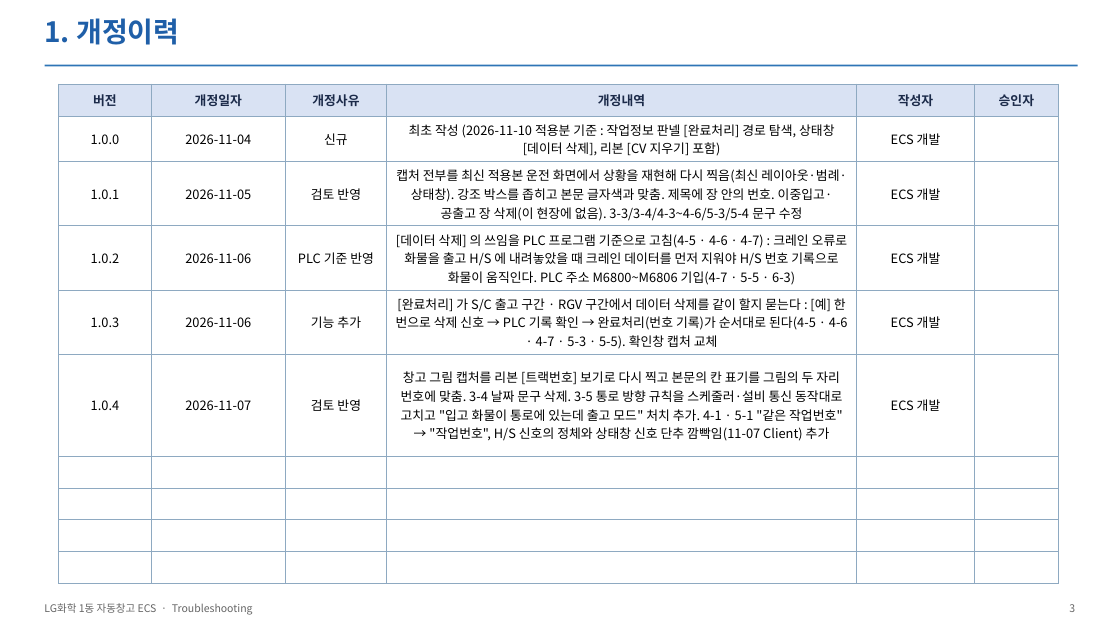
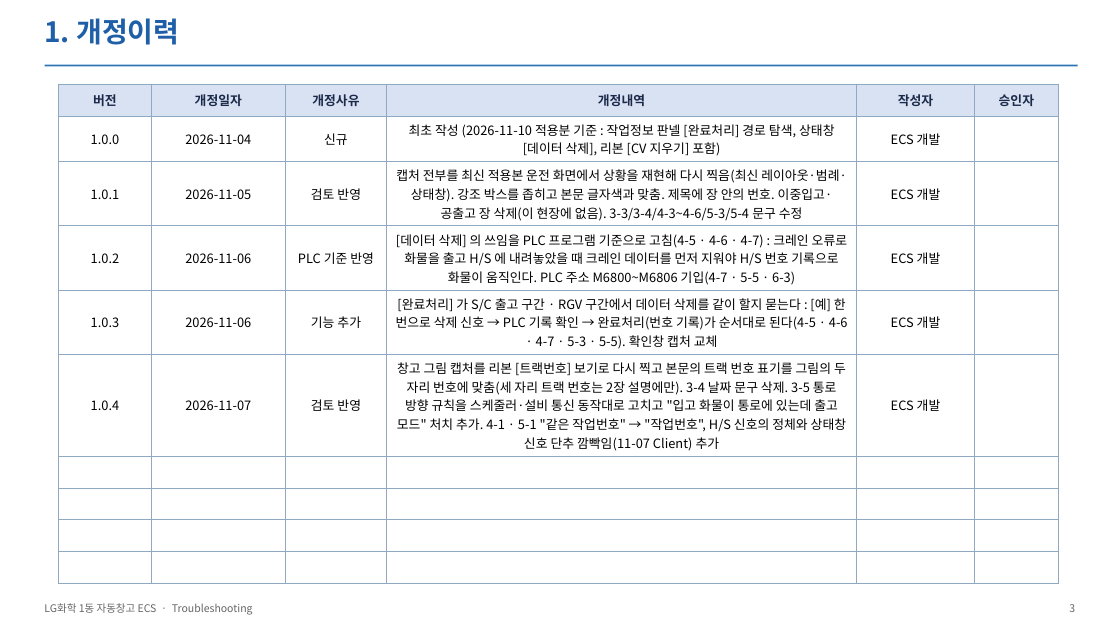
Before and after one commit to yeorijby-coder/LGLS_ALL, a slide deck: slide 3 of docs/산출물_20261110/05_ECS_Troubleshooting_1107.pptx. Drawn at 1120x630 pixels with LibreOffice and Linux fonts; fonts in the diff are those of the drawing. Boxes give left, top, right and bottom in pixels: in the first picture for what was removed or moved away, otherwise in the second. Text is boxed around its words. In the diff, an @@ line names an element or a change of style, - is before the commit and + after.

```diff
--- a/docs/산출물_20261110/05_ECS_Troubleshooting_1107.pptx
+++ b/docs/산출물_20261110/05_ECS_Troubleshooting_1107.pptx
@@ table at (59, 84, 1059, 455) @@
@@ row 6, column 4: "창고 그림 캡처를 리본 [트랙번호] 보기로 다시 찍고 본문의 칸 표기를 그림의 두 자리 번호에 맞춤. 3-4 날짜 문구 삭제. 3-5 통로 방향 규칙을 스케줄러·설비 통신 동작대로 고치고 "입고 화물이 통로에 있는데 출고 모드" 처치 추가. 4-1 · 5-1 "같은 작업번호" → "작업번호", H/S 신호의 정체와 상태창 신호 단추 깜빡임(11-07 Client) 추가" to "창고 그림 캡처를 리본 [트랙번호] 보기로 다시 찍고 본문의 트랙 번호 표기를 그림의 두 자리 번호에 맞춤(세 자리 트랙 번호는 2장 설명에만). 3-4 날짜 문구 삭제. 3-5 통로 방향 규칙을 스케줄러·설비 통신 동작대로 고치고 "입고 화물이 통로에 있는데 출고 모드" 처치 추가. 4-1 · 5-1 "같은 작업번호" → "작업번호", H/S 신호의 정체와 상태창 신호 단추 깜빡임(11-07 Client) 추가" @@
```
Also in this commit, not shown: 6 other slides changed, 1 other file.
